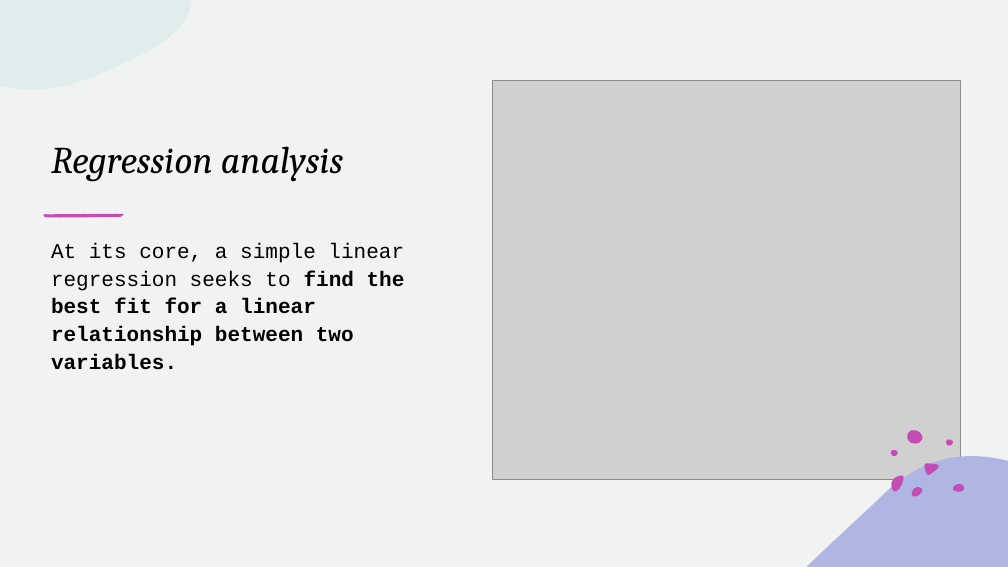
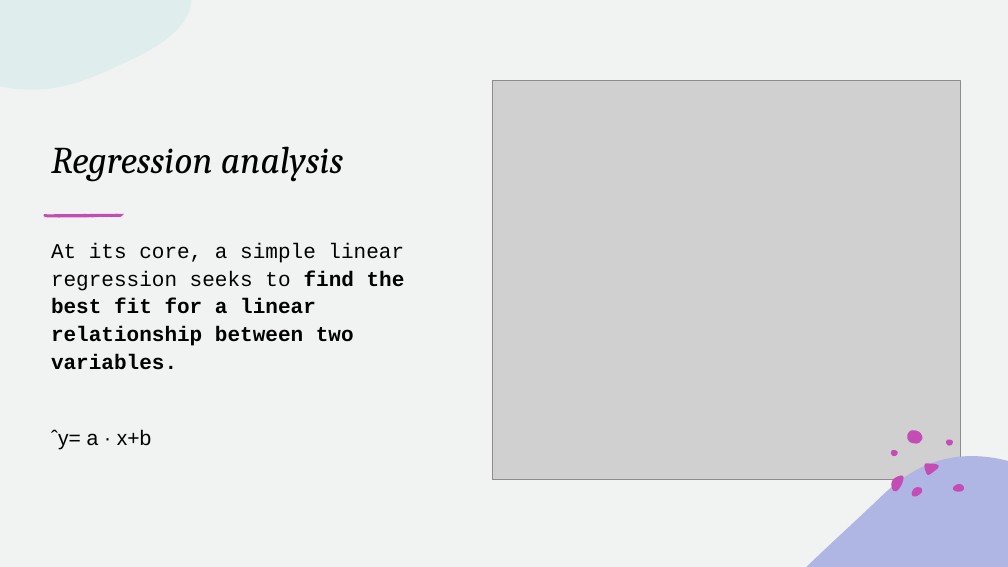
Before and after one commit to tnguyen7s/ai-cloud-club-semo, a slide deck: slide 9 of pp/regression01.pptx. Drawn at 1008x567 pixels with LibreOffice and Linux fonts; fonts in the diff are those of the drawing; grey boxes stand for pictures. Boxes give left, top, right and bottom in pixels: in the first picture for what was removed or moved away, otherwise in the second. Text is boxed around its words. In the diff, an @@ line names an element or a change of style, - is before the commit and + after.

```diff
--- a/pp/regression01.pptx
+++ b/pp/regression01.pptx
@@ text at (x1=51, y1=429, x2=151, y2=450): paragraph added @@
+ˆy= a · x+b
```
Also in this commit, not shown: 3 other slides changed, 2 slides added, 1 other file.
